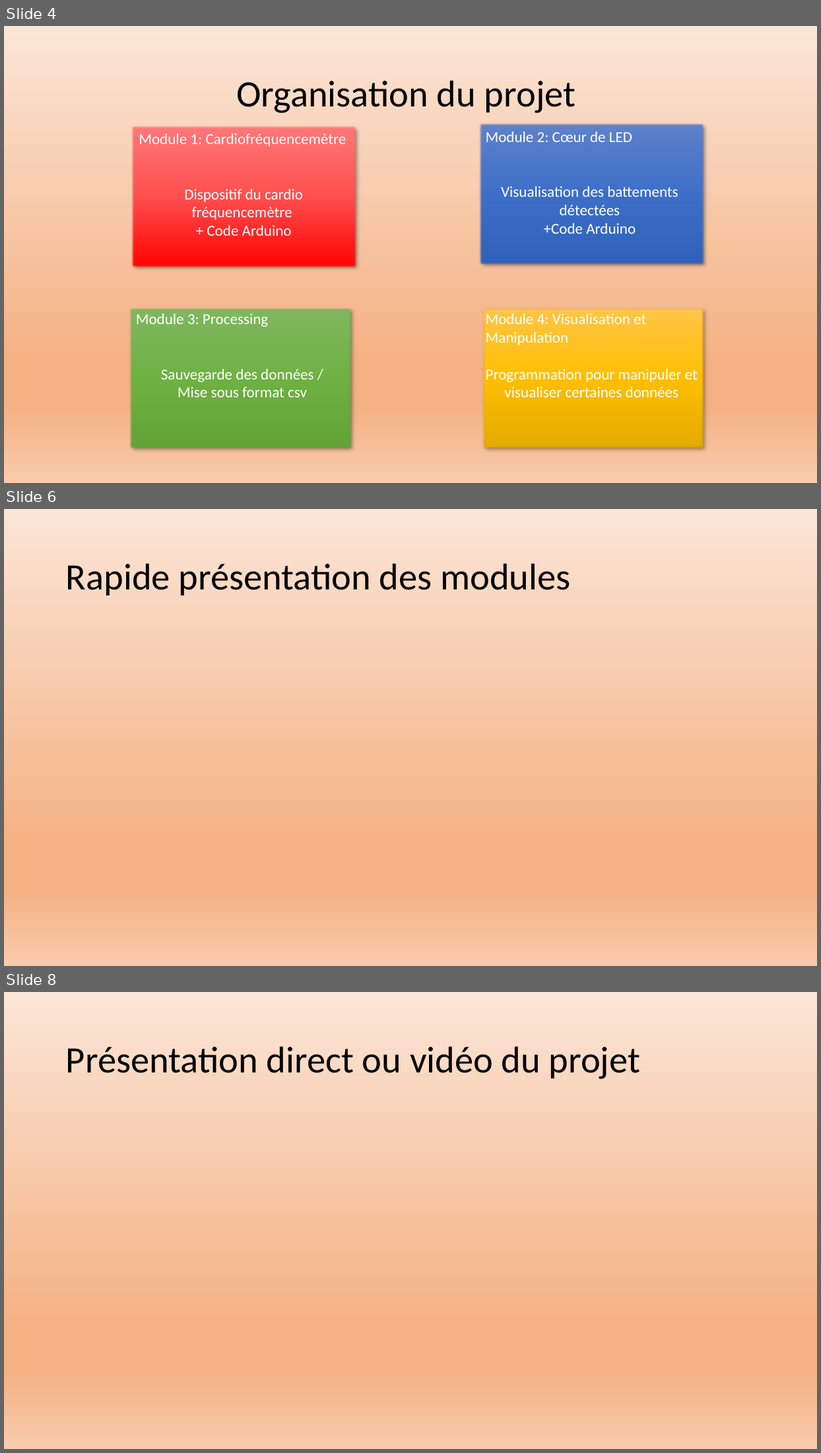
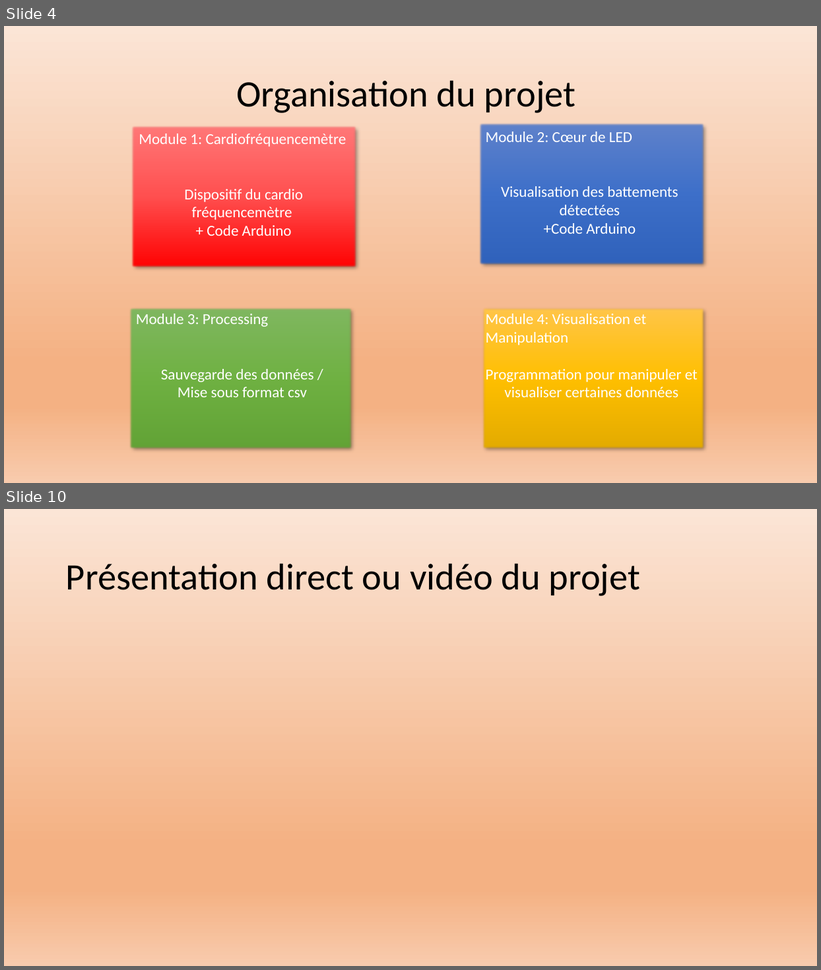
Before and after one commit to Exia-Jellyfish/UE-1-Projet-Grp7, a slide deck: PROJET 1 UE 1 diapositive.pptx. Shown one above the other, each under a label of ours: slides 4, 6 and 8 before the commit, slides 4 and 10 after it; the slides between them are not shown. The pictures are 821x1453 and 821x970 pixels, drawn with LibreOffice and Linux fonts; fonts in the diff are those of the drawing. Boxes give left, top, right and bottom in pixels: in the first picture for what was removed or moved away, otherwise in the second. Text is boxed around its words. In the diff, an @@ line names an element or a change of style, - is before the commit and + after.

Commit message:
Module 2 ppt

```diff
--- a/PROJET 1 UE 1 diapositive.pptx
+++ b/PROJET 1 UE 1 diapositive.pptx
@@ slide 6 removed at [4, 509, 817, 966], background gradient #FBE5D6 to #F4B183 to #F8CBAD @@
@@ title removed at [66, 563, 571, 595] @@
-Rapide présentation des modules
@@ what was slide 8 is now slide 10 @@
```
Also in this commit, not shown: 5 slides added, 2 other slides removed, 2 other files.
